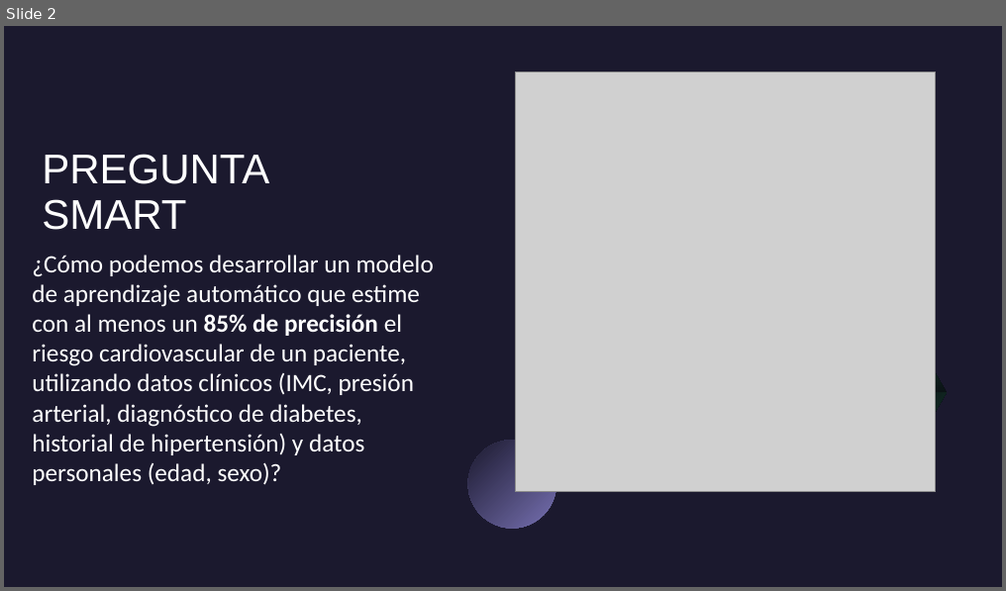
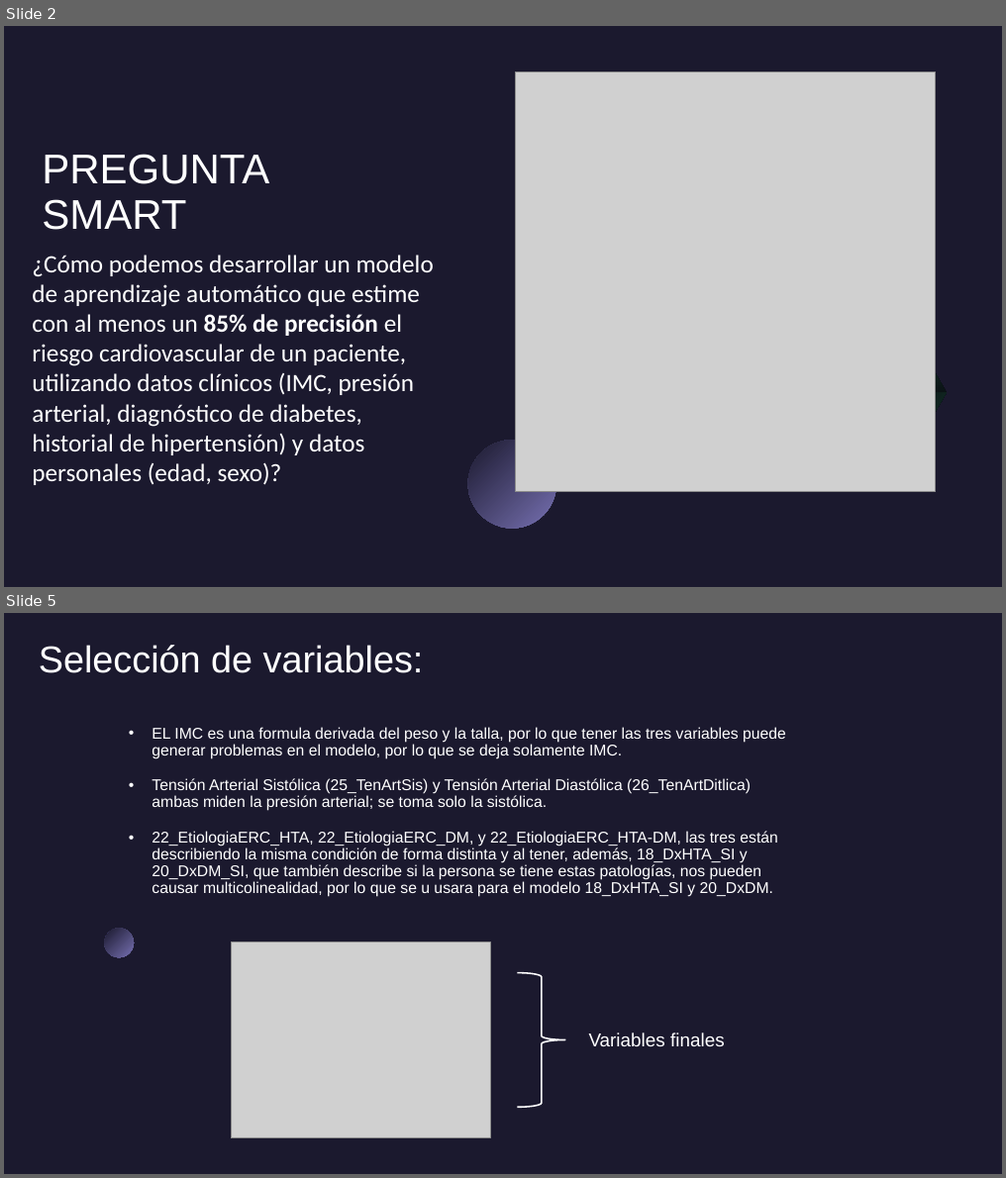
Before and after one commit to mariprsr/Equipo-Analisis-exploratorio, a slide deck: Presentaciòn modelo.odp. Shown one above the other, each under a label of ours: slide 2 before the commit, slides 2 and 5 after it; the slides between them are not shown. The pictures are 1006x591 and 1006x1178 pixels, drawn with LibreOffice and Linux fonts; fonts in the diff are those of the drawing; grey boxes stand for pictures. Boxes give left, top, right and bottom in pixels: in the first picture for what was removed or moved away, otherwise in the second. Text is boxed around its words. In the diff, an @@ line names an element or a change of style, - is before the commit and + after.

```diff
--- a/Presentaciòn modelo.odp
+++ b/Presentaciòn modelo.odp
@@ slide 5 added at box(4, 613, 1002, 1174), background #1B192E @@
@@ title added at box(39, 645, 424, 673), 36 pt, text #FFFFFF @@
+Selección de variables:
@@ text added at box(152, 727, 786, 897), 15 pt, text #FFFFFF @@
+• EL IMC es una formula derivada del peso y la talla, por lo que tener las tres variables puede generar problemas en el modelo, por lo que se deja solamente IMC.
+• Tensión Arterial Sistólica (25_TenArtSis) y Tensión Arterial Diastólica (26_TenArtDitlica) ambas miden la presión arterial; se toma solo la sistólica.
+• 22_EtiologiaERC_HTA, 22_EtiologiaERC_DM, y 22_EtiologiaERC_HTA-DM, las tres están describiendo la misma condición de forma distinta y al tener, además, 18_DxHTA_SI y 20_DxDM_SI, que también describe si la persona se tiene estas patologías, nos pueden causar multicolinealidad, por lo que se u usara para el modelo 18_DxHTA_SI y 20_DxDM.
@@ freeform shape added at box(104, 928, 134, 958), fill gradient #1B192E to #7771B2 @@
@@ picture added at box(231, 942, 490, 1139) @@
@@ freeform shape added at box(518, 973, 566, 1107), outline #FFFFFF 1.5 pt @@
@@ text added at box(589, 1033, 725, 1047), 18 pt, text #FFFFFF @@
+Variables finales
```
Also in this commit, not shown: 1 slide changed, 4 other slides added.
